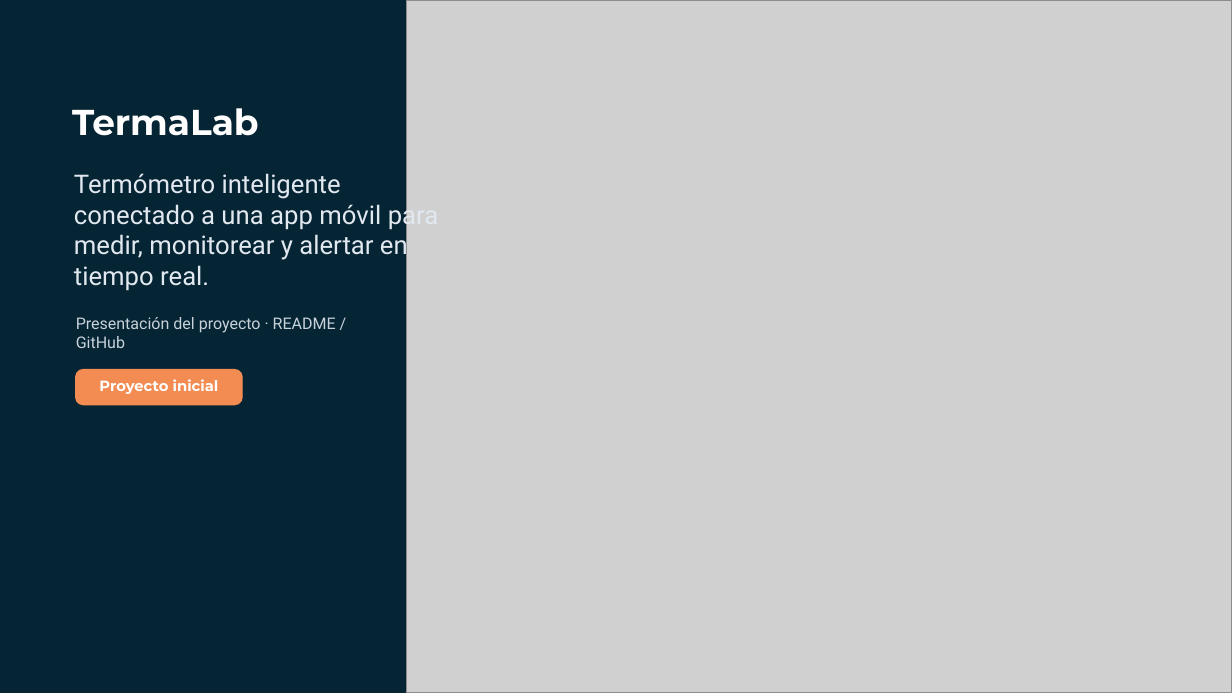
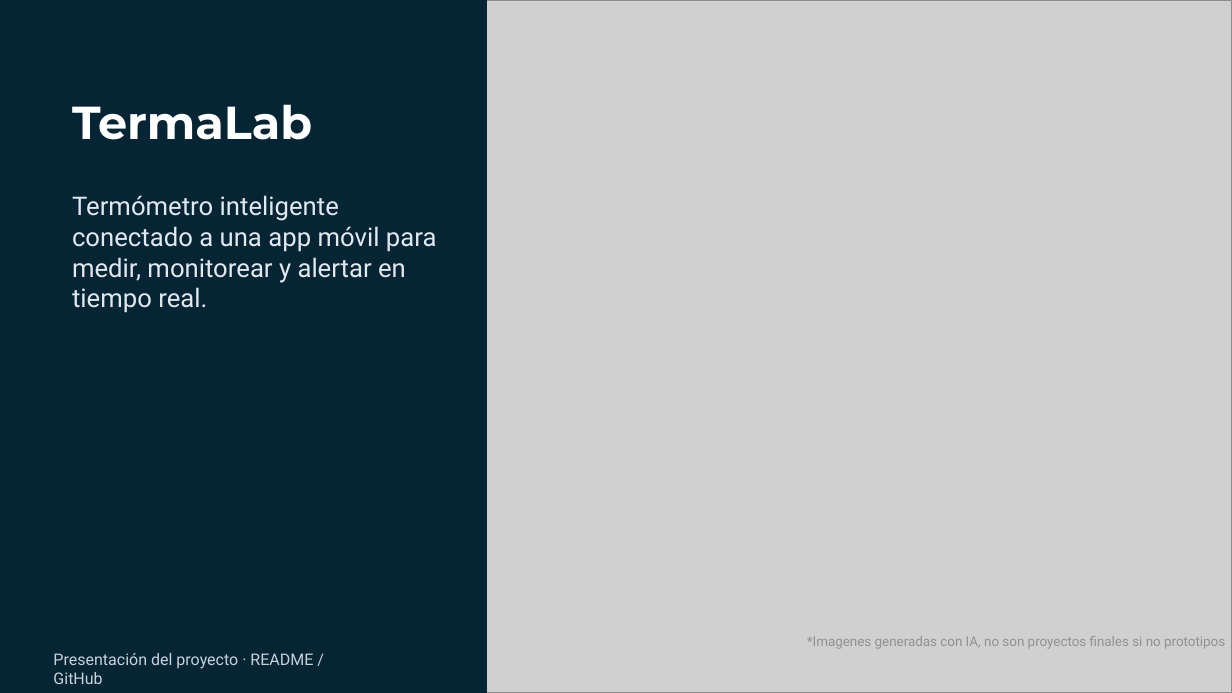
Before and after one commit to Code7C26/TermaLab, a slide deck: slide 1 of assets/TermaLab_Presentacion_Profesional.pptx. Drawn at 1232x693 pixels with LibreOffice and Linux fonts; fonts in the diff are those of the drawing; grey boxes stand for pictures. Boxes give left, top, right and bottom in pixels: in the first picture for what was removed or moved away, otherwise in the second. Text is boxed around its words. In the diff, an @@ line names an element or a change of style, - is before the commit and + after.

```diff
--- a/assets/TermaLab_Presentacion_Profesional.pptx
+++ b/assets/TermaLab_Presentacion_Profesional.pptx
@@ rectangle: place and size @@
-rectangle at box(0, 0, 416, 693)
+rectangle at box(0, 0, 486, 693)
@@ text "TermaLab" at box(72, 104, 312, 140): size 28 to 36 pt @@
@@ text "Termómetro inteligente conectado a una ...": place and size @@
-text "Termómetro inteligente conectado a una ..." at box(74, 173, 439, 291)
+text "Termómetro inteligente conectado a una ..." at box(72, 195, 437, 313)
@@ rounded rectangle removed at box(76, 370, 242, 405) @@
@@ text removed at box(99, 379, 219, 394) @@
-Proyecto inicial
@@ text "Presentación del proyecto · README ...": place and size @@
-text "Presentación del proyecto · README ..." at box(76, 317, 336, 348)
+text "Presentación del proyecto · README ..." at box(53, 653, 313, 684)
@@ text added at box(807, 636, 1225, 649), 10.5 pt, text #929292 @@
+*Imagenes generadas con IA, no son proyectos finales si no prototipos
```
Also in this commit, not shown: 5 other slides changed, 1 other file.
